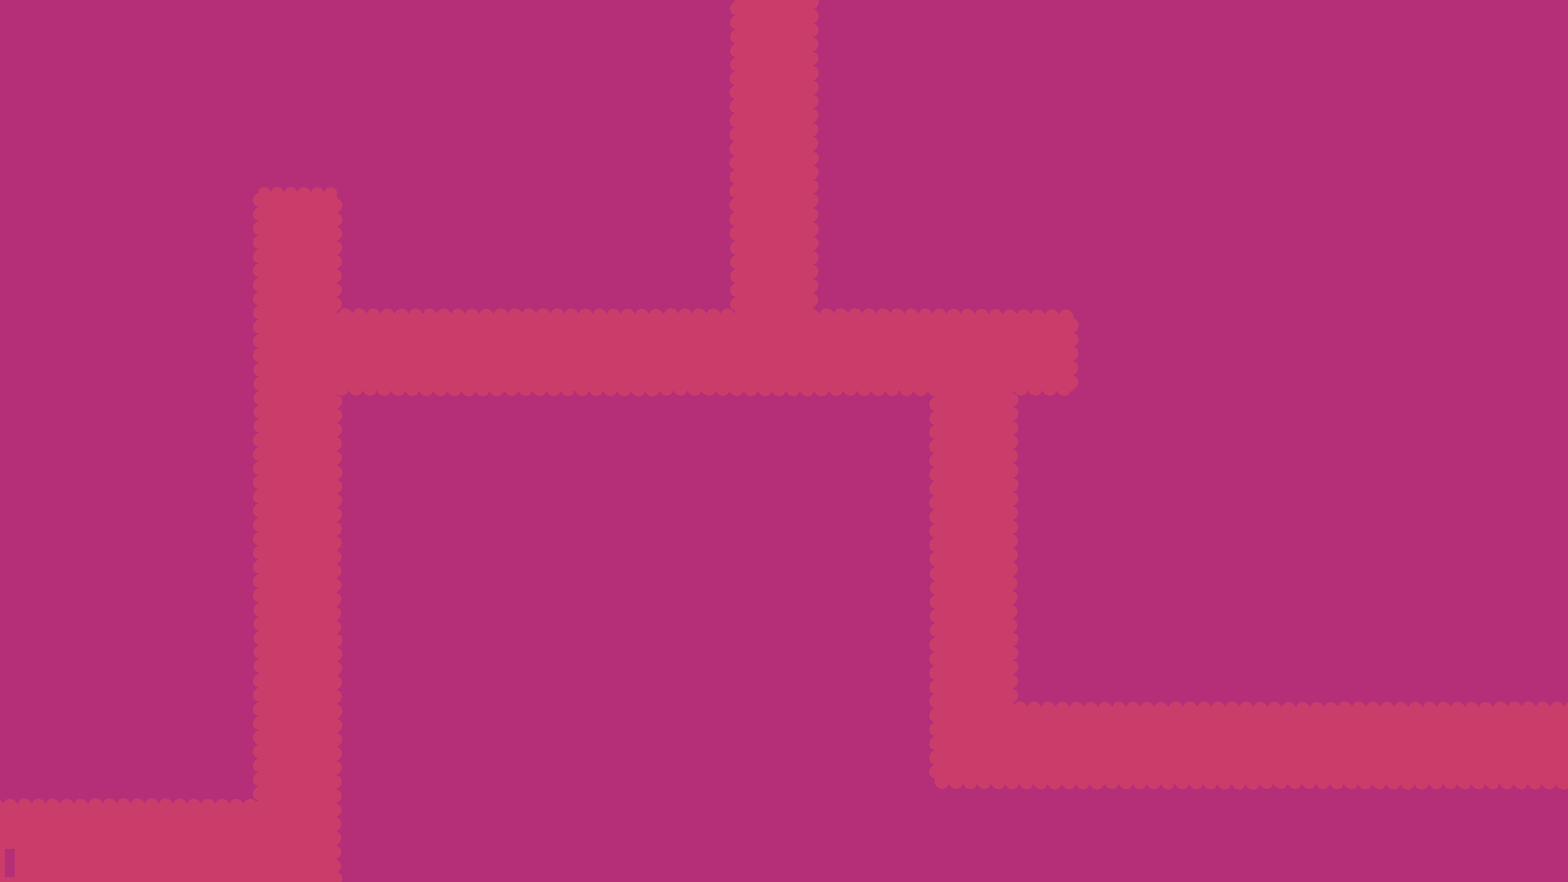
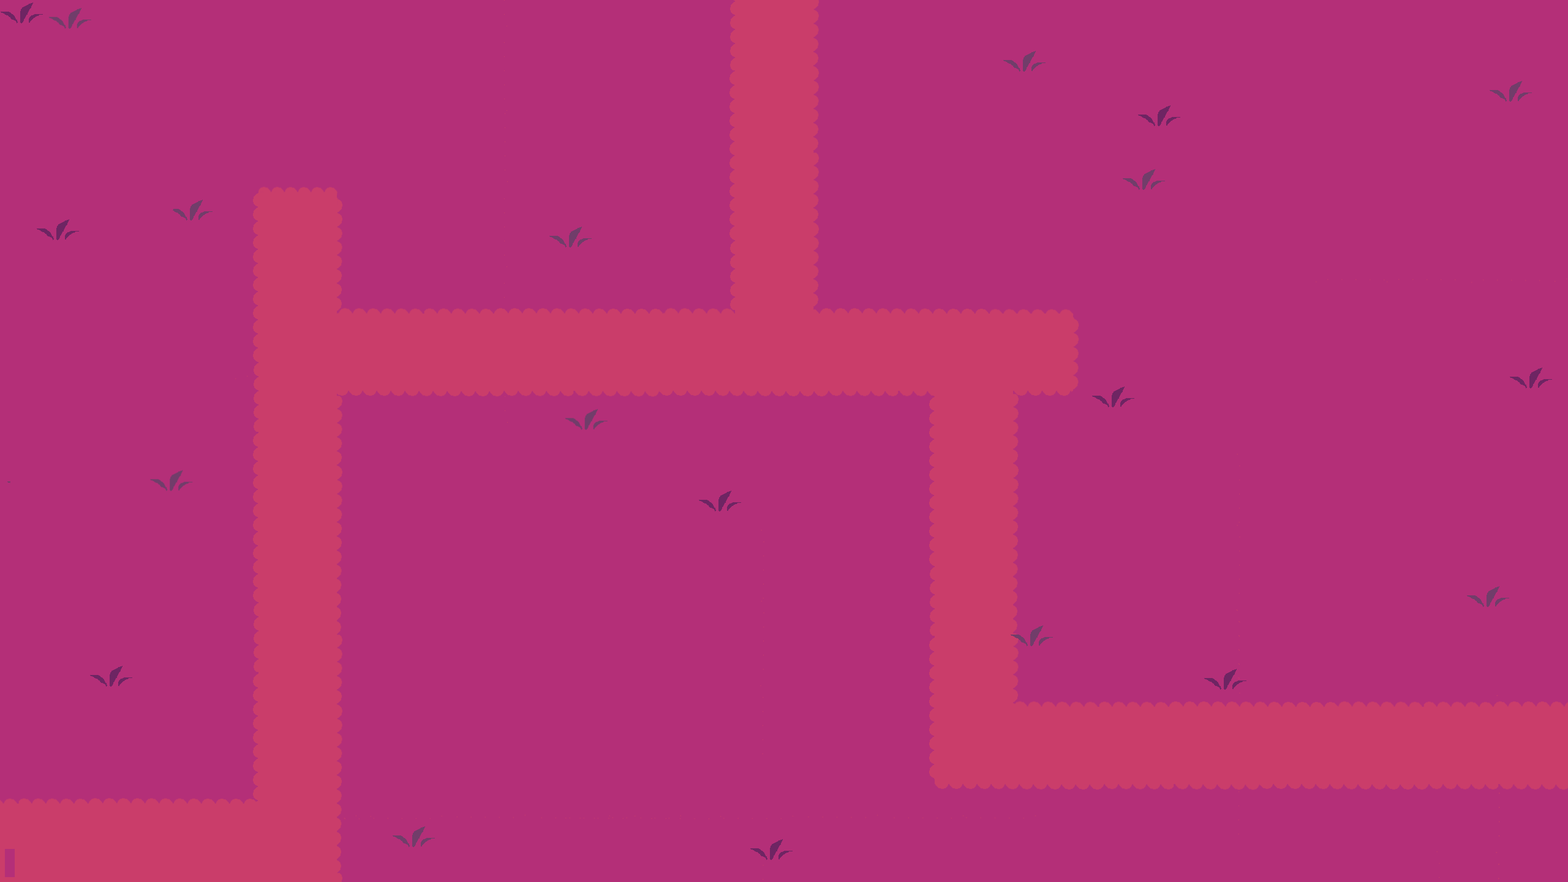
Two versions of the same layered image (1568px x 882px). Layer-by-layer changes:
added layer "Paint Layer 1" (1st of 2) above "Paint Layer 1" over [left=0, top=2, right=1553, bottom=860]
added layer "Paint Layer 1" (2nd of 2) (50%) above "Paint Layer 1 Merged" over [left=0, top=2, right=1553, bottom=860]
painted on "Paint Layer 1 Merged" (1st of 4) over [left=0, top=2, right=793, bottom=860]
painted on "Paint Layer 1 Merged" (2nd of 4) over [left=392, top=50, right=1529, bottom=860]
painted on "Paint Layer 1 Merged" (3rd of 4) over [left=7, top=367, right=1553, bottom=860]
painted on "Paint Layer 1 Merged" (4th of 4) over [left=0, top=2, right=1553, bottom=860]
painted on "Background" over [left=0, top=2, right=1553, bottom=860]